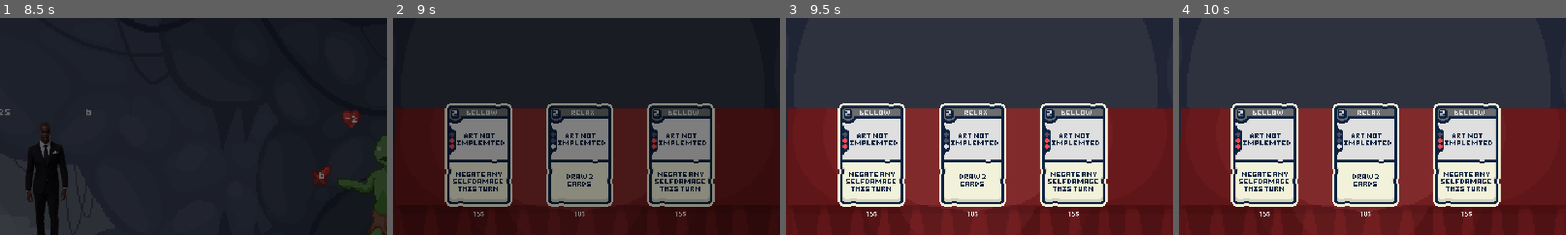
Above: before the commit, frames 1-4 (left to right).
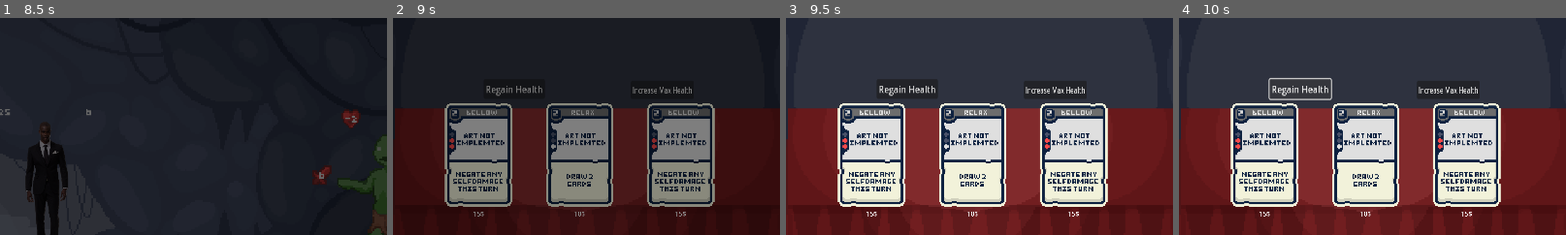
Above: after the commit, the same moments.

Repository: Fredeblok0912/Card_game
Game: Godot game, scene res://menu.tscn
The game is run twice, just before and just after one commit, with the same random seed, the same clock (stepped at 60 frames per second) and the same inputs.
Inputs (mouse positions are % of the whole screen's width and height, from its top left):
- Up to frame 1 (8.5 s): click (28, 81) at 0.5 s; click "End Turn" at 1.25 s; move the mouse to (38, 78) at 2.02 s; hold Up (ui_up) 2.03-2.78 s; click (38, 78) at 2.17 s; move the mouse to (44, 78) at 2.77 s; hold Down (ui_down) 2.78-3.53 s; click (44, 78) at 2.92 s; move the mouse to (50, 78) at 3.52 s; hold Up (ui_up) 3.53-5.03 s; click (50, 78) at 3.67 s; click (50, 78) at 4.42 s; move the mouse to (27, 23) at 5.02 s; hold Down (ui_down) 5.03-7.28 s; click (27, 23) at 5.17 s; move the mouse to (37, 23) at 5.77 s; click (37, 23) at 5.92 s; tap Enter at 6.5 s; move the mouse to (71, 23) at 6.52 s; click (71, 23) at 6.67 s; move the mouse to (82, 23) at 7.27 s; hold Up (ui_up) from 7.28 s (still down); click (82, 23) at 7.42 s; move the mouse to (56, 78) at 8.02 s; click (56, 78) at 8.17 s
- Up to frame 2 (9 s): release Up (ui_up) at 8.75 s; click "Reroll" at 8.75 s
- Up to frame 3 (9.5 s): no input
- Up to frame 4 (10 s): click (42, 16) at 9.5 s, where only the run after the commit has a clickable "Regain Health"
The pictures show only the part of the screen within x 26-76%, y 0-50%; the shares and areas given below are measured in that part.

Frame 1 is identical in both runs. In frame 2, 0.4% of the frame differs, in the area x 24-78%, y 31-37%; in frame 3, 0.4%; in frame 4, 0.8%, in the area x 23-78%, y 27-38%.

Commit message:
Added Increase Health and INcrease max health functions

Diff:
--- a/shop.gd
+++ b/shop.gd
@@ -127,3 +127,21 @@
 		display_cards()
 		rerolls = rerolls + 1
 		label.text = "Money: " + str(player.money) + "$"
+
+
+
+func _on_button_2_pressed() -> void:
+	if player.money >= 5:
+		if player.max_health - player.health < 5:
+			player.health = player.max_health
+		elif player.max_health - player.health > 5:
+			player.health = player.health + 5
+	else:
+		print("Not enough money")
+
+
+func _on_button_3_pressed() -> void:
+	if player.money >= 5:
+		player.max_health = player.max_health + 5
+	else:
+		print("Not enough money")
--- a/shop.tscn
+++ b/shop.tscn
@@ -48,5 +48,23 @@
 scale = Vector2(4, 4)
 texture = ExtResource("2_e7rdd")
 
+[node name="Button2" type="Button" parent="."]
+offset_left = -238.0
+offset_top = -388.0
+offset_right = -122.0
+offset_bottom = -357.0
+scale = Vector2(1.30854, 1.57223)
+text = "Regain Health"
+
+[node name="Button3" type="Button" parent="."]
+offset_left = 127.0
+offset_top = -384.0
+offset_right = 293.0
+offset_bottom = -353.0
+scale = Vector2(0.93635, 1.45419)
+text = "Increase Max Health"
+
 [connection signal="pressed" from="Button" to="." method="_on_button_pressed"]
 [connection signal="pressed" from="Label/Button" to="." method="_on_button2_pressed"]
+[connection signal="pressed" from="Button2" to="." method="_on_button_2_pressed"]
+[connection signal="pressed" from="Button3" to="." method="_on_button_3_pressed"]
